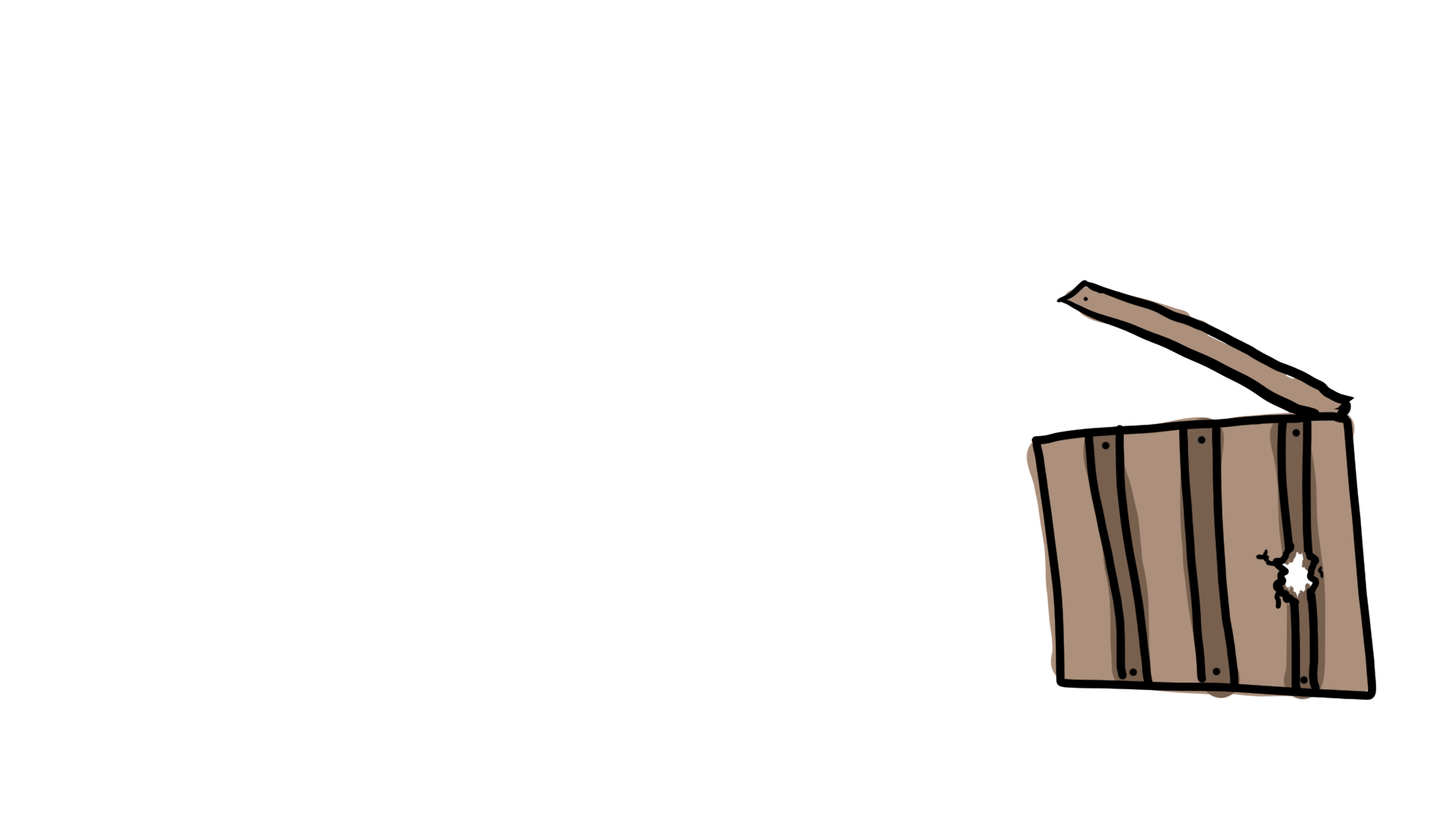
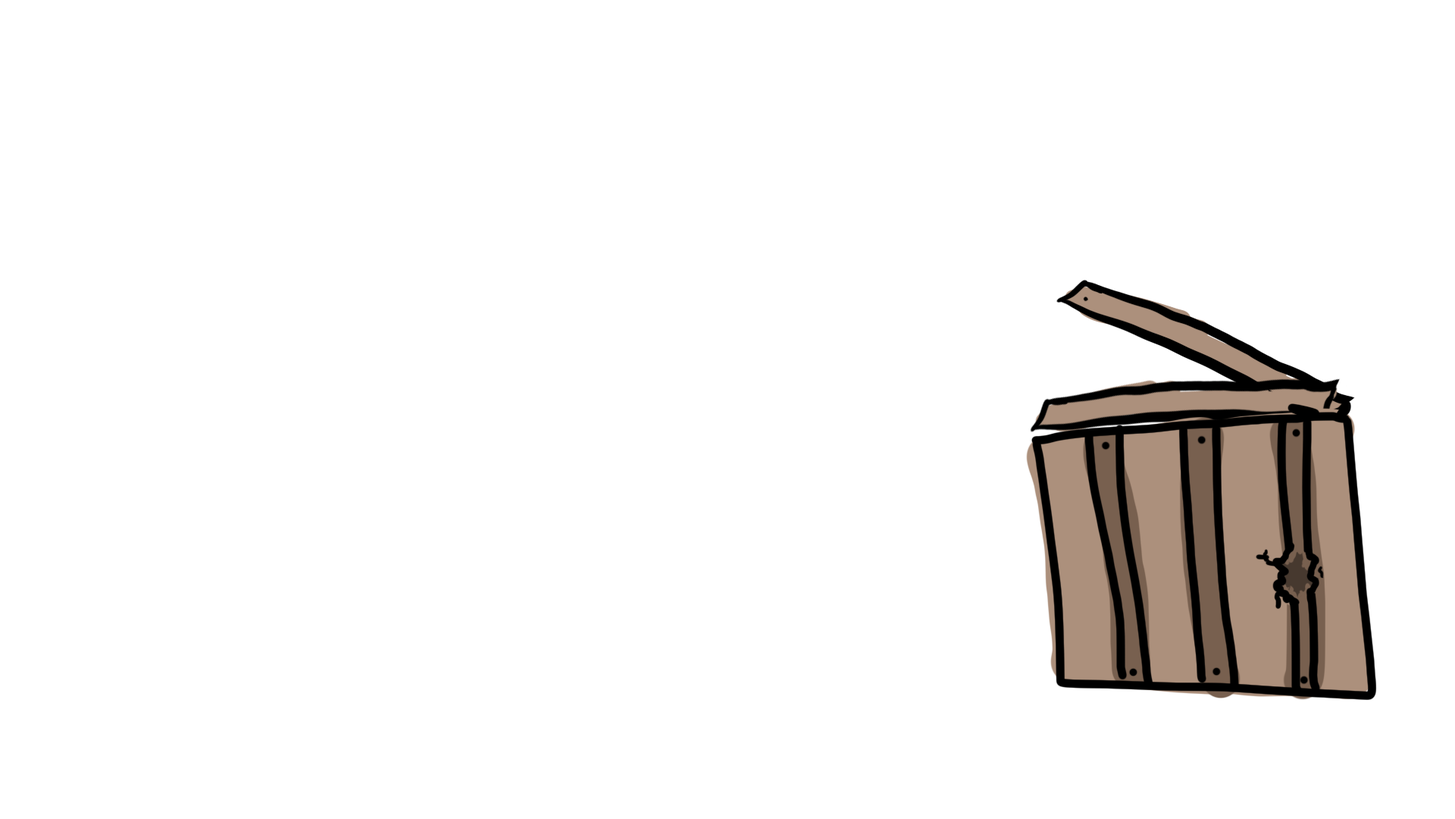
Layered file, before and after one edit (1455×819). Changes by layer:
added group "LidClosed" with 2 layers above "LidOpen" over [1030, 378, 1341, 433]
added layer "Layer 8" in group "LidClosed" over [1030, 378, 1341, 433]
added layer "Layer 7" in group "LidClosed" over [1034, 378, 1339, 433]
added group "LidOpen" with 2 layers above "CrateBackside" over [1056, 378, 1341, 432]
moved "Layer 3" into group "LidOpen" over [1056, 378, 1341, 432]
moved "Layer 4" into group "LidOpen" over [1064, 378, 1341, 414]
added layer "CrateBackside" above "Layer 6" over [1277, 551, 1314, 599]
